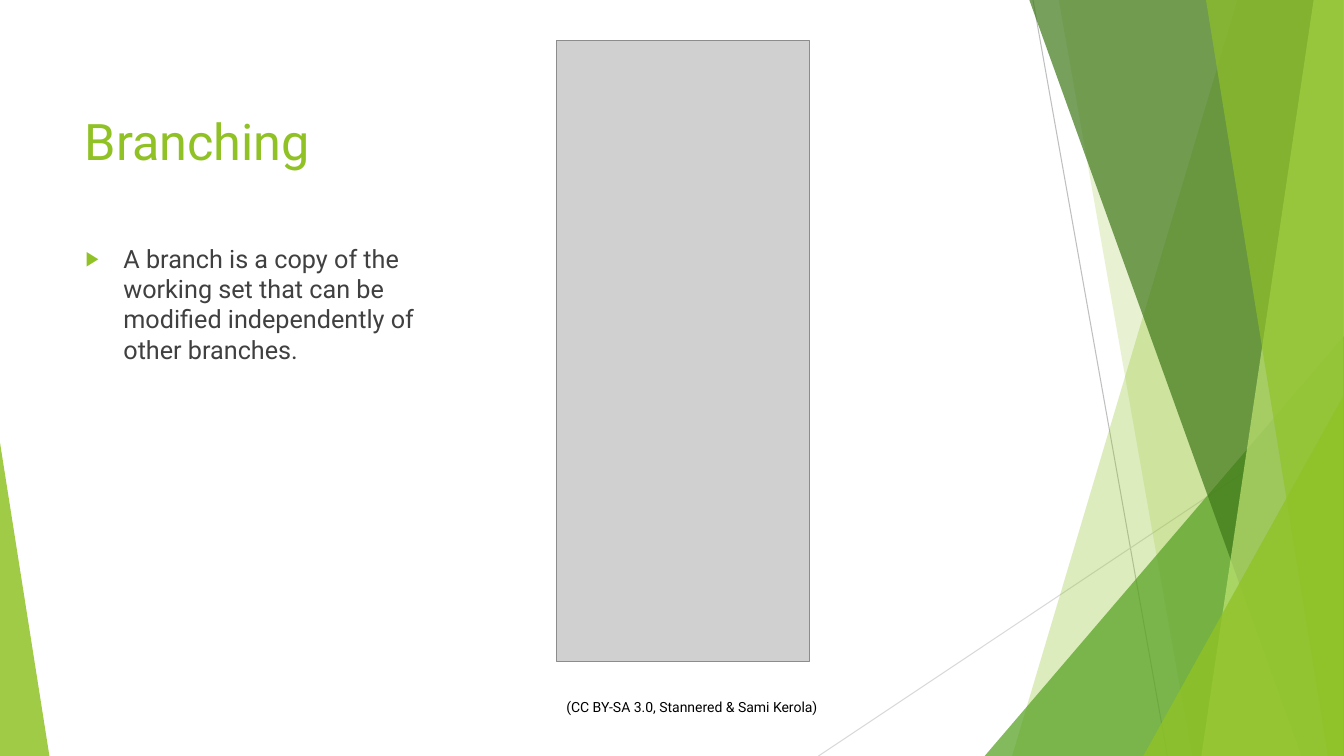
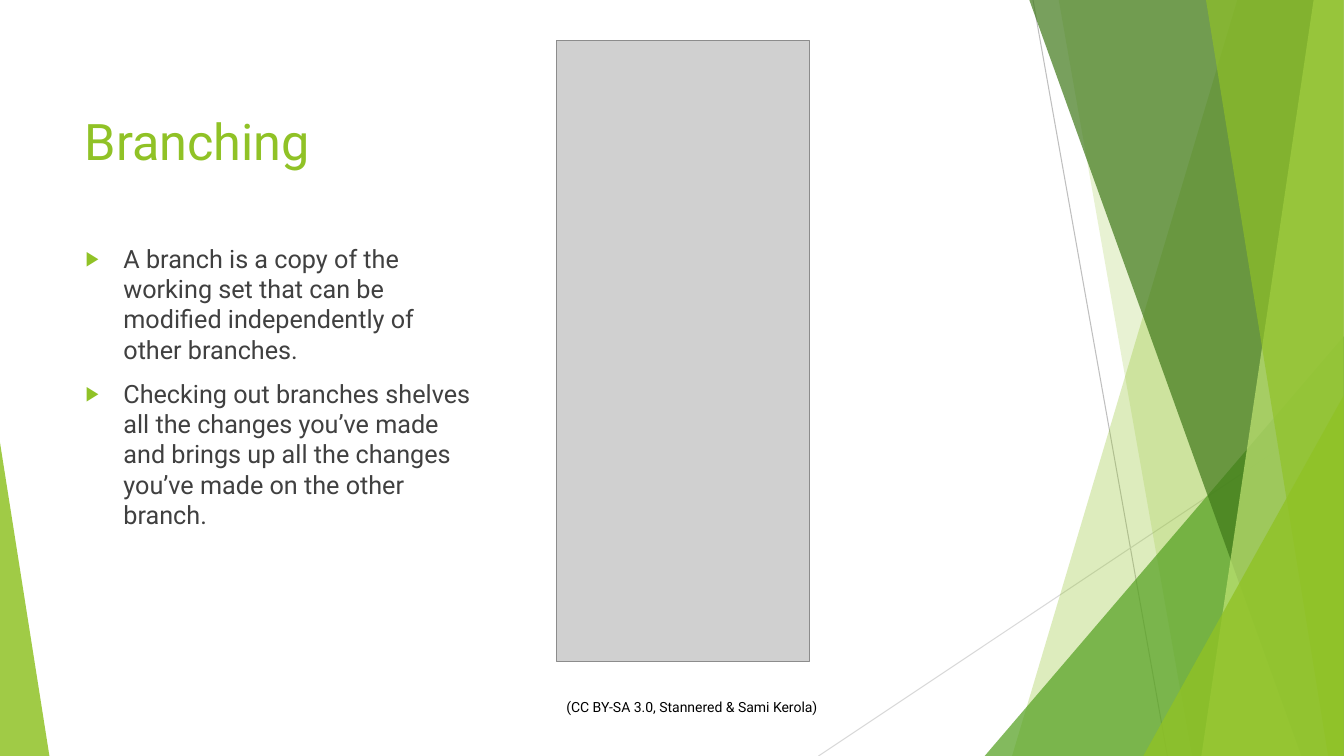
Before and after one commit to sethkaz/git-presentation, a slide deck: slide 14 of Git and LV.pptx. Drawn at 1344x756 pixels with LibreOffice and Linux fonts; fonts in the diff are those of the drawing; grey boxes stand for pictures. Boxes give left, top, right and bottom in pixels: in the first picture for what was removed or moved away, otherwise in the second. Text is boxed around its words. In the diff, an @@ line names an element or a change of style, - is before the commit and + after.

Commit message:
Added info to Branch and Merge.  Also added more resources

```diff
--- a/Git and LV.pptx
+++ b/Git and LV.pptx
@@ text at <box>123,384,470,525</box>: paragraph added @@
+▶ Checking out branches shelves all the changes you’ve made and brings up all the changes you’ve made on the other branch.
```
Also in this commit, not shown: 5 other slides changed.
